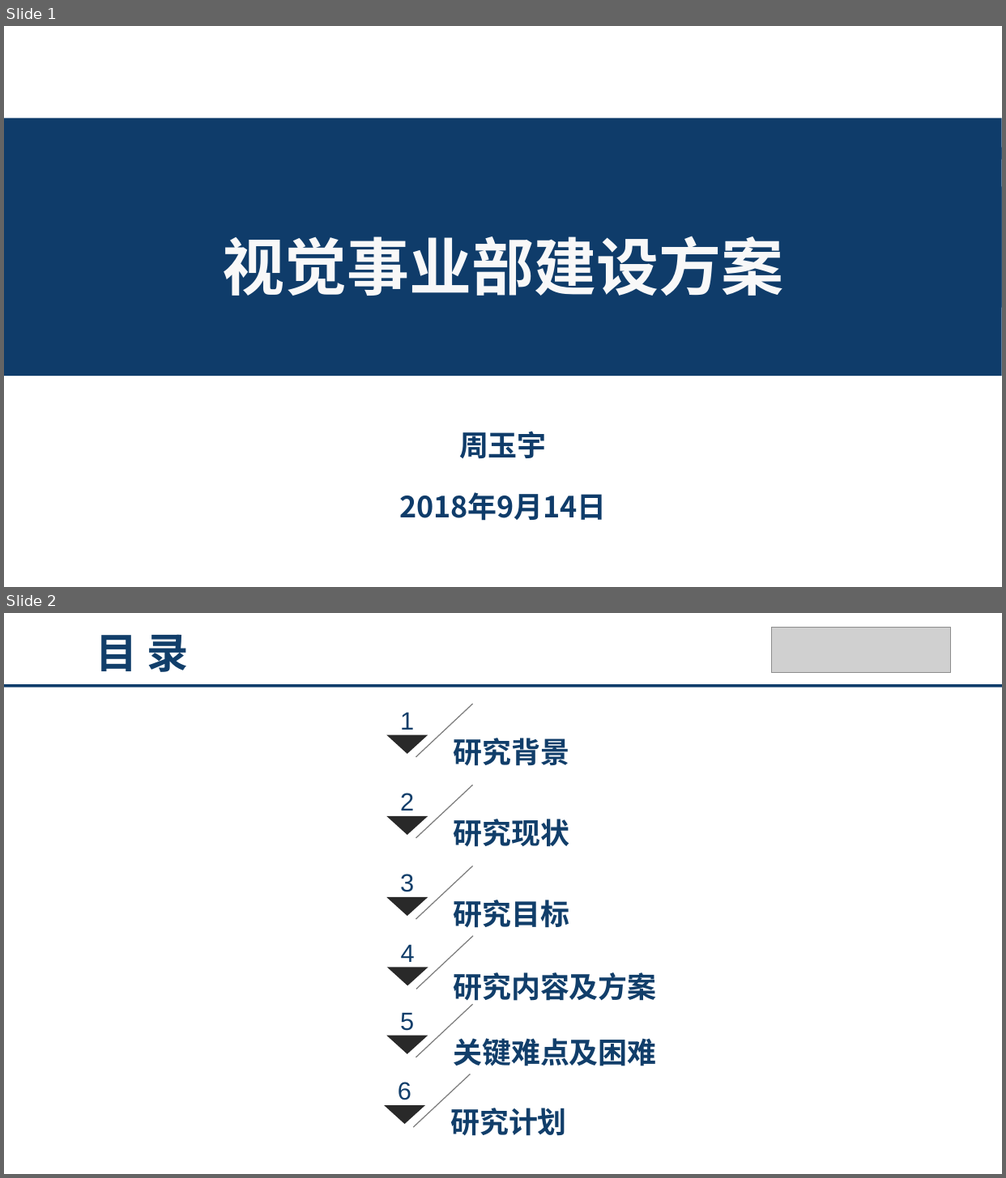
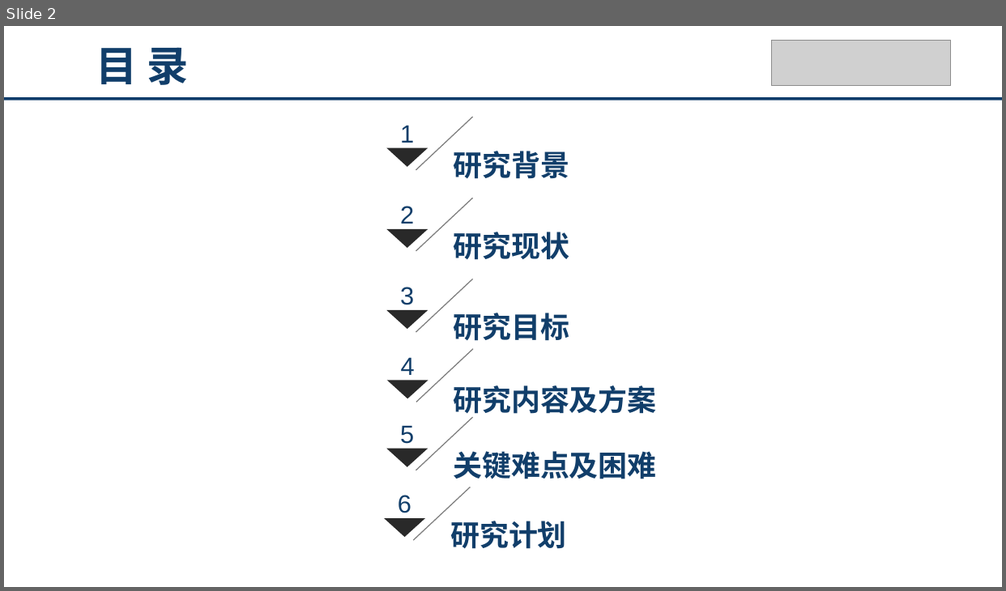
Before and after one commit to QinyuanZhou/Rubbish, a slide deck: PPT_for_barcode.pptx. Shown one above the other, each under a label of ours: slides 1 and 2 before the commit, slide 2 after it. The pictures are 1006x1178 and 1006x591 pixels, drawn with LibreOffice and Linux fonts; fonts in the diff are those of the drawing; grey boxes stand for pictures. Boxes give left, top, right and bottom in pixels: in the first picture for what was removed or moved away, otherwise in the second. Text is boxed around its words. In the diff, an @@ line names an element or a change of style, - is before the commit and + after.

```diff
--- a/PPT_for_barcode.pptx
+++ b/PPT_for_barcode.pptx
@@ slide 1 removed at [4,26,1002,587], background #FFFFFF @@
@@ rectangle removed at [4,118,1002,159] @@
@@ rectangle removed at [4,148,1002,376] @@
@@ text removed at [223,236,784,296] @@
-视觉事业部建设方案
@@ text removed at [399,431,607,521] @@
-周玉宇
-2018年9月14日
```
Also in this commit, not shown: 1 slide changed, 1 slide added.
